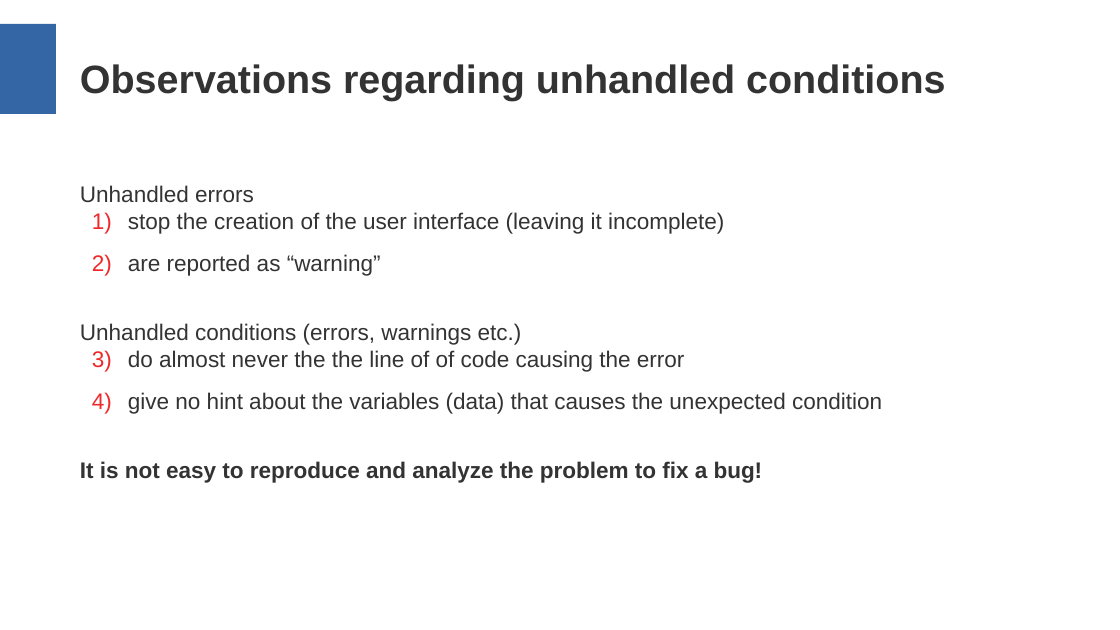
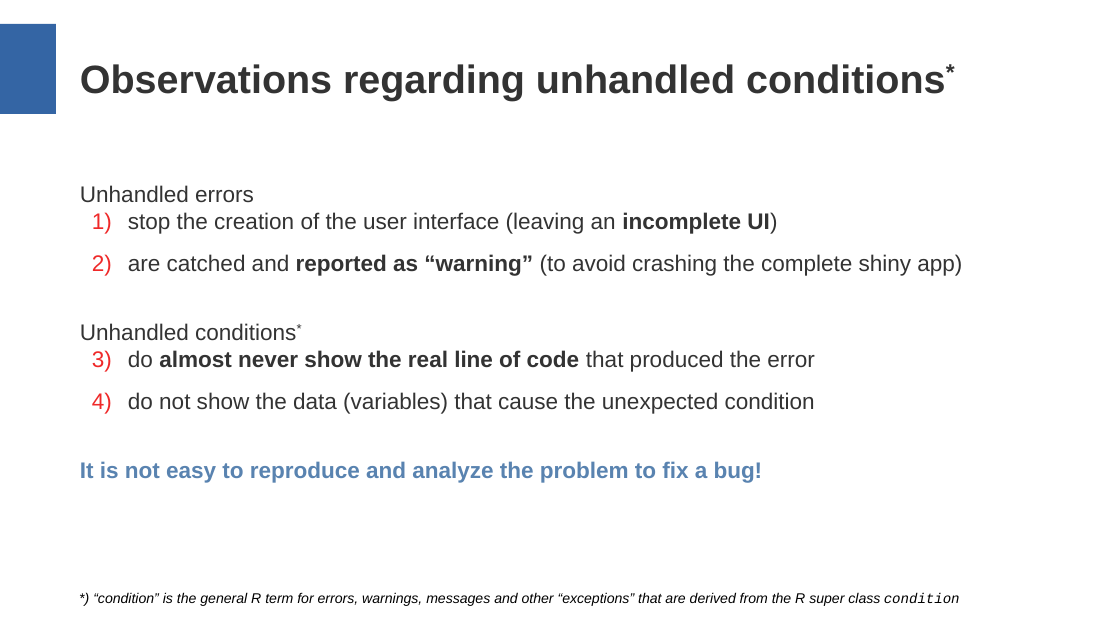
Before and after one commit to aryoda/R_shiny_post_mortem_analysis_training, a slide deck: slide 7 of Training slides (layout may be broken).pptx (slide 5 before the commit). Drawn at 1120x630 pixels with LibreOffice and Linux fonts; fonts in the diff are those of the drawing. Boxes give left, top, right and bottom in pixels: in the first picture for what was removed or moved away, otherwise in the second. Text is boxed around its words. In the diff, an @@ line names an element or a change of style, - is before the commit and + after.

Commit message:
Add link to upcoming tryCatchLog release. Create pdf and pptx file versions

```diff
--- a/Training slides (layout may be broken).pptx
+++ b/Training slides (layout may be broken).pptx
@@ text at box(80, 64, 945, 101): text changed @@
-Observations regarding unhandled conditions
+Observations regarding unhandled conditions*
@@ text at box(80, 212, 962, 414): text changed @@
-1) stop the creation of the user interface (leaving it incomplete)
-2) are reported as “warning”
-Unhandled conditions (errors, warnings etc.)
-1) do almost never the the line of of code causing the error
-2) give no hint about the variables (data) that causes the unexpected condition
+1) stop the creation of the user interface (leaving an incomplete UI)
+2) are catched and reported as “warning” (to avoid crashing the complete shiny app)
+Unhandled conditions*
+1) do almost never show the real line of code that produced the error
+2) do not show the data (variables) that cause the unexpected condition
@@ text at box(80, 461, 763, 483): text colour #333333 to #5983B0 in "It is not easy to reproduce and ..." @@
@@ text added at box(93, 592, 960, 606), 10 pt, text #000000, italic @@
+*) “condition” is the general R term for errors, warnings, messages and other “exceptions” that are derived from the R super class condition
```
Also in this commit, not shown: 5 other slides changed, 3 slides added, 2 other files.
